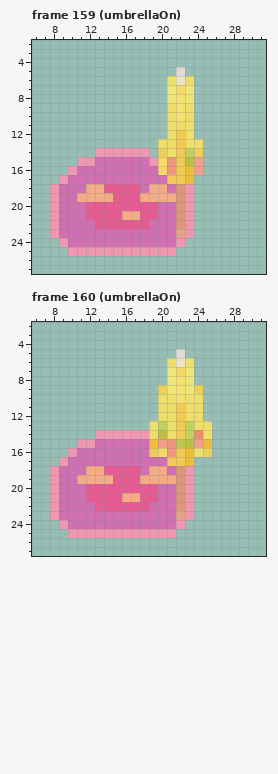
Pixel-art file: Assets/Art/Player/slime.aseprite. The first picture shows the starting point.
32x32 pixels, 174 frames. Colours within 5 levels of each other are drawn and written as one. Shown: frame 159 (umbrellaOn): x 6..31, y 2..27; frame 160 (umbrellaOn): x 6..31, y 2..27. The commit also changed other frames, which this record leaves out.
The result:
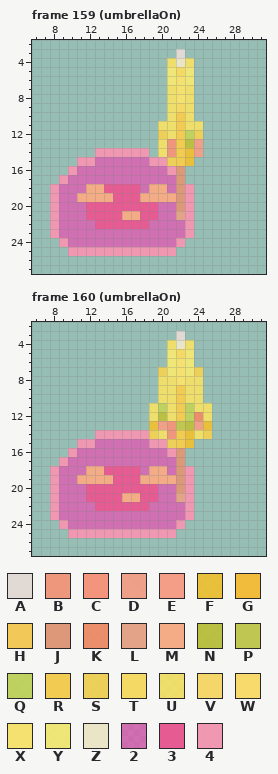
Palette (. is transparent): A #e1dad4  B #f39579f0  C #f3957c  D #f49e85f0  E #f49d87  F #f1c02ee6  G #f1bc3b  H #f5c956f8  J #dc9879  K #f08b66f0  L #e3a388  M #f4ac86  N #bcc03df0  P #c0c652  Q #c1d35cf0  R #f2cb52  S #f6d24fe6  T #f4d964  U #f8e163e6  V #f7d768f8  W #f7da6b  X #f4e170  Y #f8ea70e6  Z #eae5c7  2 #e84db0b3  3 #e65b92  4 #f097b1
Log entry: made umbrella 2 pixels higher
Diff:
Frame 159 (umbrellaOn), layers "trail above", "tool", "trail below":
y 3: x 22 . -> A
y 4: x 21..23 ... -> UZU
y 5: x 21..23 .A. -> YTY
y 6: x 21..23 UZU -> YXY
y 7: x 21..23 YTY -> UXU
y 8: x 21 Y -> U; x 23 Y -> U
y 9: x 22 X -> T
y 10: x 22 X -> R
y 11: x 20 . -> U; x 22 T -> R; x 24 . -> U
y 12: x 20 . -> S; x 23..24 U. -> QS
y 13: x 21 U -> B; x 23..24 UU -> ND
y 14: x 20..21 SU -> UB; x 23..24 QS -> FD
y 15: x 20..21 WB -> 4S; x 23..24 ND -> F.
y 16: x 20..24 VCRFD -> 24J..
y 17: x 21..23 HRF -> 2J.
y 21: x 22 J -> L
y 22: x 22 J -> 2
y 23: x 22 L -> 2
Frame 160 (umbrellaOn), layers "trail above", "tool", "trail below":
y 3: x 22 . -> A
y 4: x 21..23 ... -> UZU
y 5: x 21..23 .A. -> YTY
y 6: x 21..23 UZU -> YXY
y 7: x 20 . -> S; x 22 T -> X; x 24 . -> S
y 8: x 20..21 .Y -> UU; x 23..24 Y. -> UU
y 9: x 20..24 SYXYS -> UURUU
y 10: x 22 X -> R
y 11: x 19..20 .U -> UQ; x 23 U -> Q; x 25 . -> U
y 12: x 19..20 .U -> UN; x 23..25 UU. -> QKU
y 13: x 19..25 UQURQUU -> FDBPNDF
y 14: x 19..21 UNU -> SUB; x 23..25 QKU -> FUS
y 15: x 19..25 GEBPNDF -> 44SRF..
y 16: x 19..25 HVCRFUS -> 224J...
y 17: x 21..23 HRF -> 2J.
y 21: x 22 J -> L
y 22: x 22 J -> 2
y 23: x 22 L -> 2
